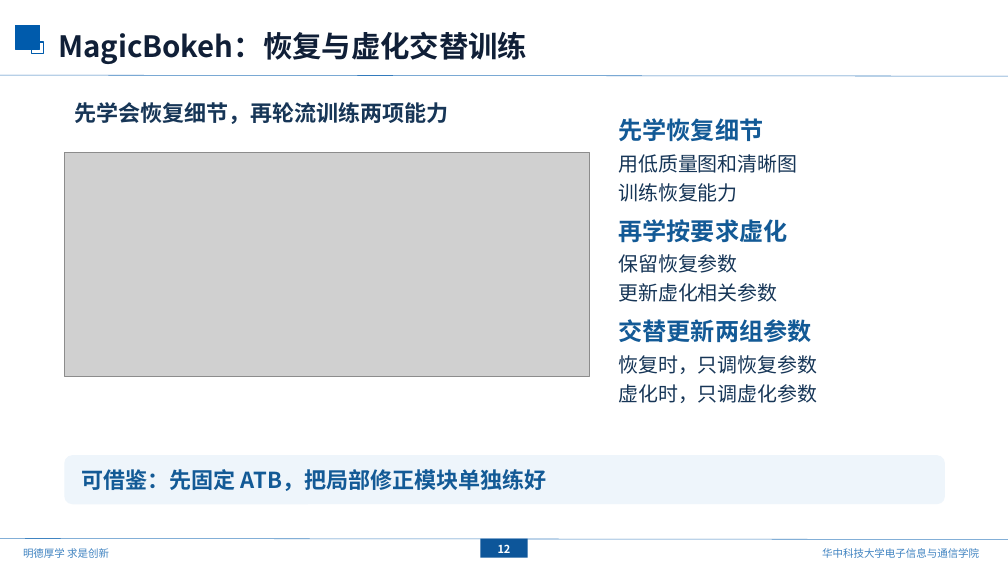
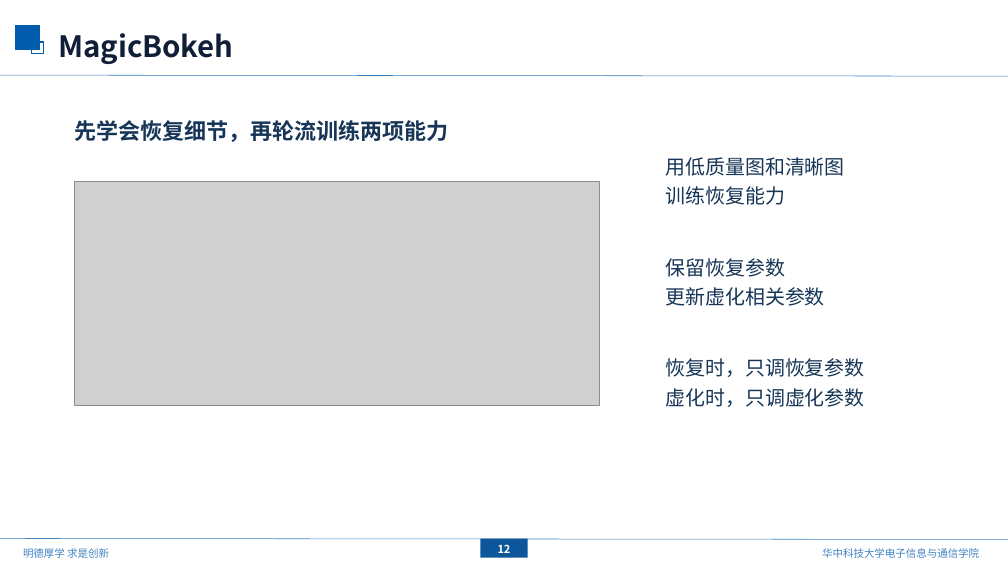
Before and after one commit to mengmcy1/OPPO-depth-guided-video-bokeh, a slide deck: slide 13 of 汇报/2026-10-16_基线更新与ATB分析/基线更新与ATB分析_1016.pptx. Drawn at 1008x567 pixels with LibreOffice and Linux fonts; fonts in the diff are those of the drawing; grey boxes stand for pictures; background and template pictures are left out. Boxes give left, top, right and bottom in pixels: in the first picture for what was removed or moved away, otherwise in the second. Text is boxed around its words. In the diff, an @@ line names an element or a change of style, - is before the commit and + after.

```diff
--- a/汇报/2026-10-16_基线更新与ATB分析/基线更新与ATB分析_1016.pptx
+++ b/汇报/2026-10-16_基线更新与ATB分析/基线更新与ATB分析_1016.pptx
@@ text at [58,33,233,64]: text changed @@
-MagicBokeh：恢复与虚化交替训练
+MagicBokeh
@@ text "先学会恢复细节，再轮流训练两项能力": place and size @@
-text "先学会恢复细节，再轮流训练两项能力" at [74,102,449,124]
+text "先学会恢复细节，再轮流训练两项能力" at [74,120,449,142]
@@ text removed at [618,118,763,141] @@
-先学恢复细节
@@ text "用低质量图和清晰图": place and size @@
-text "用低质量图和清晰图" at [618,154,797,202]
+text "用低质量图和清晰图" at [666,157,845,205]
@@ picture: place and size @@
-picture at [64,153,590,376]
+picture at [74,181,600,405]
@@ text removed at [618,219,787,243] @@
-再学按要求虚化
@@ text "保留恢复参数": place and size @@
-text "保留恢复参数" at [618,254,777,302]
+text "保留恢复参数" at [666,258,825,306]
@@ text removed at [618,319,811,342] @@
-交替更新两组参数
@@ text "恢复时，只调恢复参数": place and size @@
-text "恢复时，只调恢复参数" at [618,355,817,403]
+text "恢复时，只调恢复参数" at [666,358,865,407]
@@ rounded rectangle removed at [64,455,945,504] @@
@@ text removed at [82,469,547,491] @@
-可借鉴：先固定 ATB，把局部修正模块单独练好
```
Also in this commit, not shown: 5 other slides changed, 2 other files.
